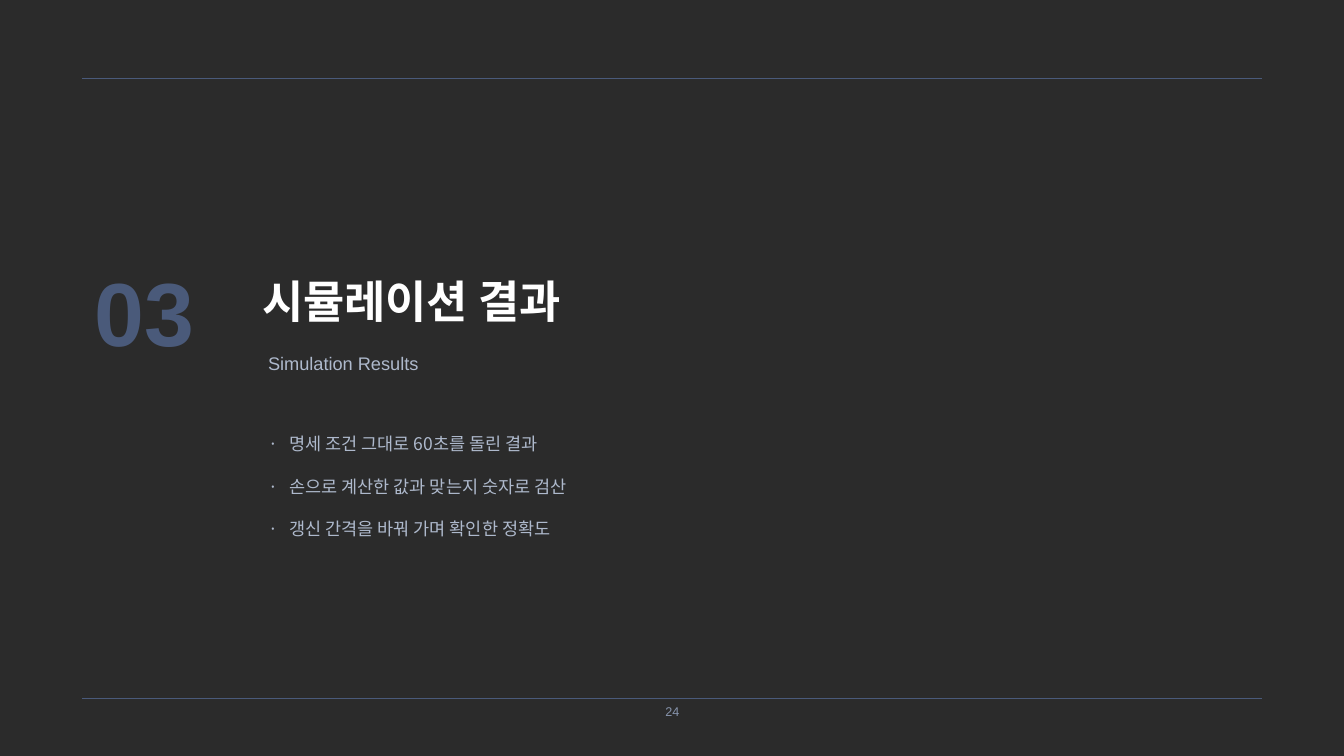
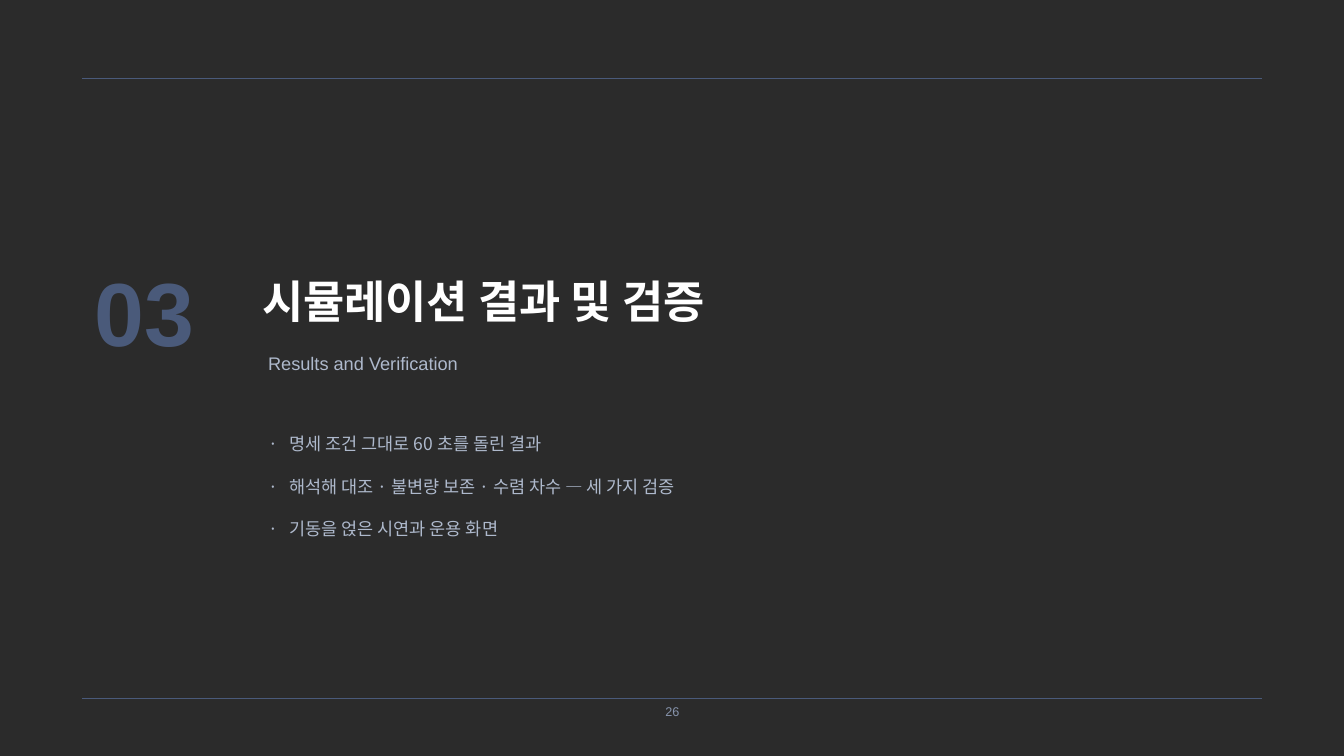
Before and after one commit to harley-hwan/radar-sw-study, a slide deck: slide 26 of Part3_TargetSim/ref/산출물/Chapter3_TargetSim.pptx (slide 24 before the commit). Drawn at 1344x756 pixels with LibreOffice and Linux fonts; fonts in the diff are those of the drawing; background and template pictures are left out; a plain dark background stands for a picture behind light text. Boxes give left, top, right and bottom in pixels: in the first picture for what was removed or moved away, otherwise in the second. Text is boxed around its words. In the diff, an @@ line names an element or a change of style, - is before the commit and + after.

```diff
--- a/Part3_TargetSim/ref/산출물/Chapter3_TargetSim.pptx
+++ b/Part3_TargetSim/ref/산출물/Chapter3_TargetSim.pptx
@@ text at (262, 280, 704, 322): text changed @@
-시뮬레이션 결과
+시뮬레이션 결과 및 검증
@@ text at (268, 357, 458, 370): text changed @@
-Simulation Results
+Results and Verification
@@ text at (290, 435, 541, 452): spaces changed @@
-· 명세 조건 그대로 60초를 돌린 결과
+· 명세 조건 그대로 60 초를 돌린 결과
@@ text at (290, 478, 675, 495): text changed @@
-· 손으로 계산한 값과 맞는지 숫자로 검산
+· 해석해 대조 · 불변량 보존 · 수렴 차수 — 세 가지 검증
@@ text at (290, 520, 498, 537): text changed @@
-· 갱신 간격을 바꿔 가며 확인한 정확도
+· 기동을 얹은 시연과 운용 화면
@@ text at (665, 707, 679, 716): text changed @@
-24
+26
```
Also in this commit, not shown: 29 other slides changed, 4 slides added, 1 slide removed, 43 other files.
